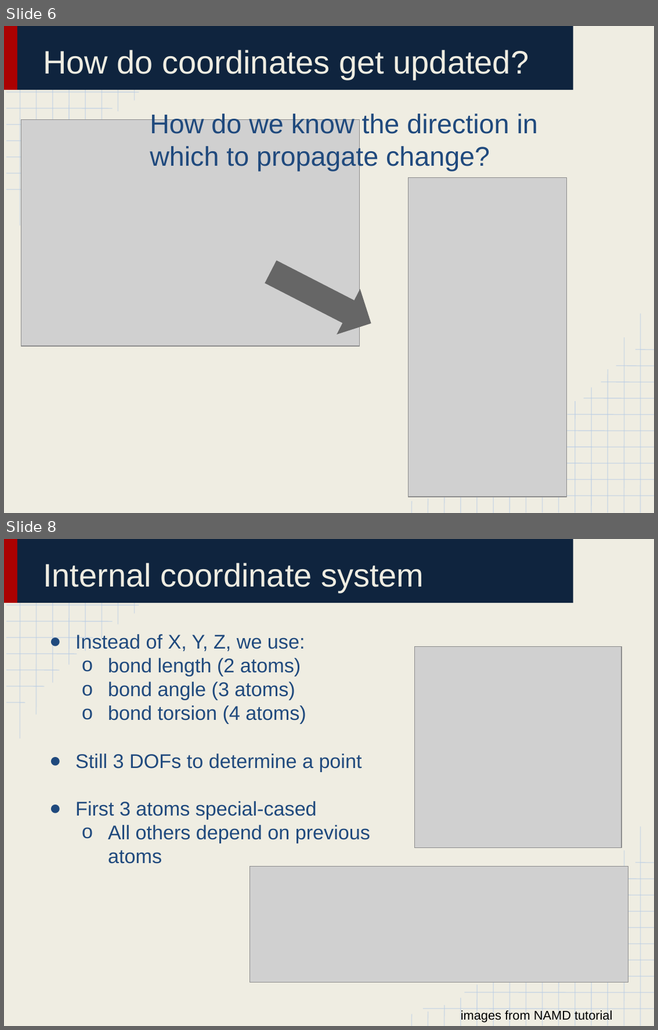
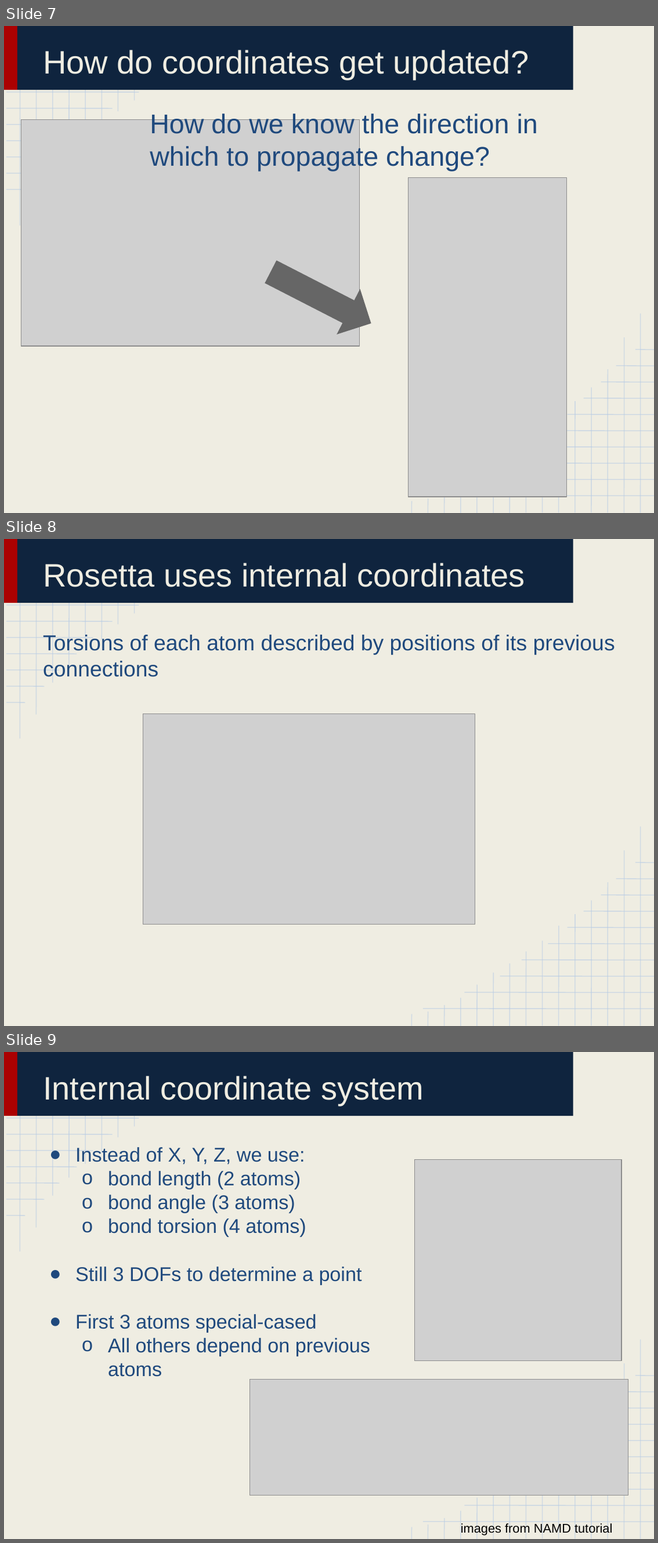
Before and after one commit to huabaiuw/prepare_bootcamp_2016_Aug, a slide deck: Lab Lecture 4_ Fold Tree.pptx. Shown one above the other, each under a label of ours: slides 6 and 8 before the commit, slides 7, 8 and 9 after it; the slides between them are not shown. The pictures are 658x1030 and 658x1543 pixels, drawn with LibreOffice and Linux fonts; fonts in the diff are those of the drawing; grey boxes stand for pictures. Boxes give left, top, right and bottom in pixels: in the first picture for what was removed or moved away, otherwise in the second. Text is boxed around its words. In the diff, an @@ line names an element or a change of style, - is before the commit and + after.

```diff
--- a/Lab Lecture 4_ Fold Tree.pptx
+++ b/Lab Lecture 4_ Fold Tree.pptx
@@ slide 8 added at <box>4,539,654,1026</box>, background #EFEDE2; not listed: 52 template elements that a slide beside it also shows @@
@@ title added at <box>43,563,524,587</box>, 36 pt, text #EFEDE2 @@
+Rosetta uses internal coordinates
@@ text added at <box>43,634,615,677</box>, 24 pt, text #1F497D @@
+Torsions of each atom described by positions of its previous connections
@@ picture added at <box>143,714,475,924</box> @@
@@ what was slide 6 is now slide 7 @@
@@ what was slide 8 is now slide 9 @@
```
Also in this commit, not shown: 5 slides changed, 1 other slide added, 2 slides removed, 5 other files.
